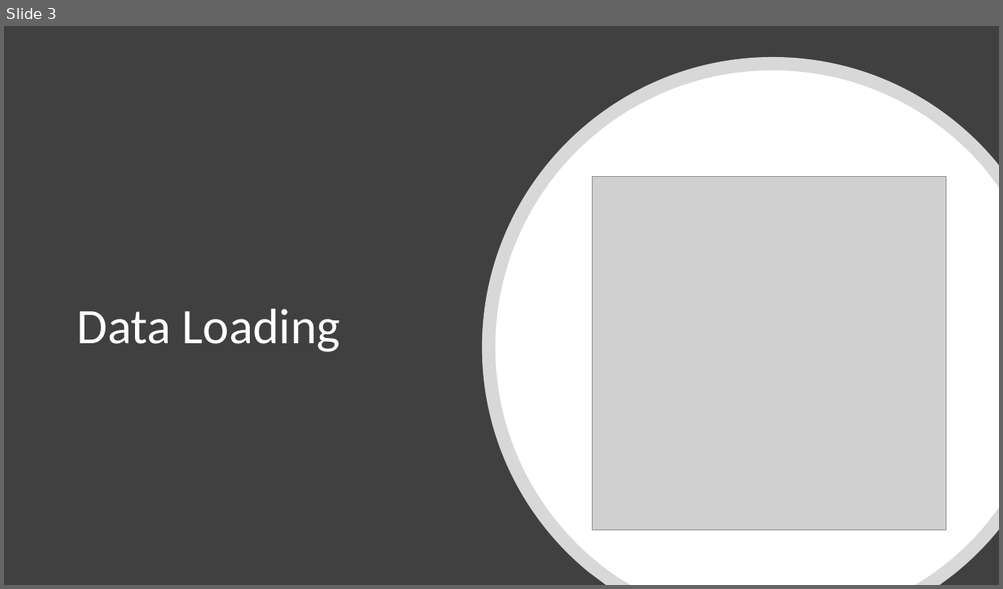
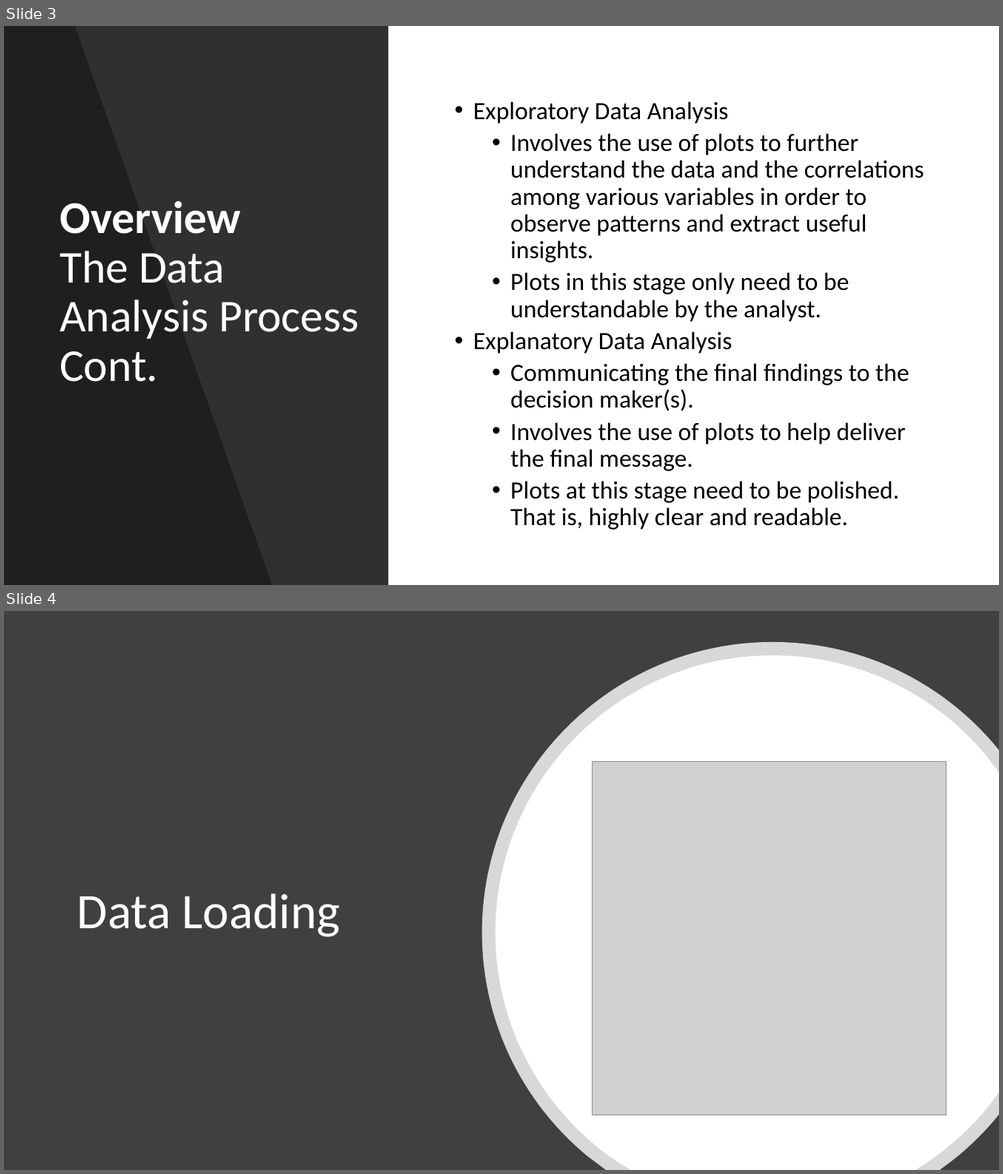
Before and after one commit to Moaaz-Mahmoud/Third-Year-Electrical-Testing-3A, a slide deck: projects-for-the-practical-exam/house-pricing/presentation.pptx. Shown one above the other, each under a label of ours: slide 3 before the commit, slides 3 and 4 after it. The pictures are 1003x589 and 1003x1174 pixels, drawn with LibreOffice and Linux fonts; fonts in the diff are those of the drawing; grey boxes stand for pictures. Boxes give left, top, right and bottom in pixels: in the first picture for what was removed or moved away, otherwise in the second. Text is boxed around its words. In the diff, an @@ line names an element or a change of style, - is before the commit and + after.

```diff
--- a/projects-for-the-practical-exam/house-pricing/presentation.pptx
+++ b/projects-for-the-practical-exam/house-pricing/presentation.pptx
@@ slide 3 added at box(4, 26, 999, 585), background #FFFFFF @@
@@ rectangle added at box(4, 26, 388, 585), fill #000000 at 81% opacity @@
@@ freeform shape added at box(4, 26, 272, 585), fill #000000 at 35% opacity @@
@@ text added at box(473, 101, 924, 530), 24 pt, text #000000 @@
+  • Exploratory Data Analysis
+    • Involves the use of plots to further understand the data and the correlations among various variables in order to observe patterns and extract useful insights.
+    • Plots in this stage only need to be understandable by the analyst.
+  • Explanatory Data Analysis
+    • Communicating the final findings to the decision maker(s).
+    • Involves the use of plots to help deliver the final message.
+    • Plots at this stage need to be polished. That is, highly clear and readable.
@@ title added at box(60, 201, 359, 382), 44 pt, text #FFFFFF @@
+Overview
+The Data Analysis Process
+Cont.
@@ what was slide 3 is now slide 4 @@
```
Also in this commit, not shown: 6 slides changed, 9 other slides added, 2 slides removed, 32 other files.
